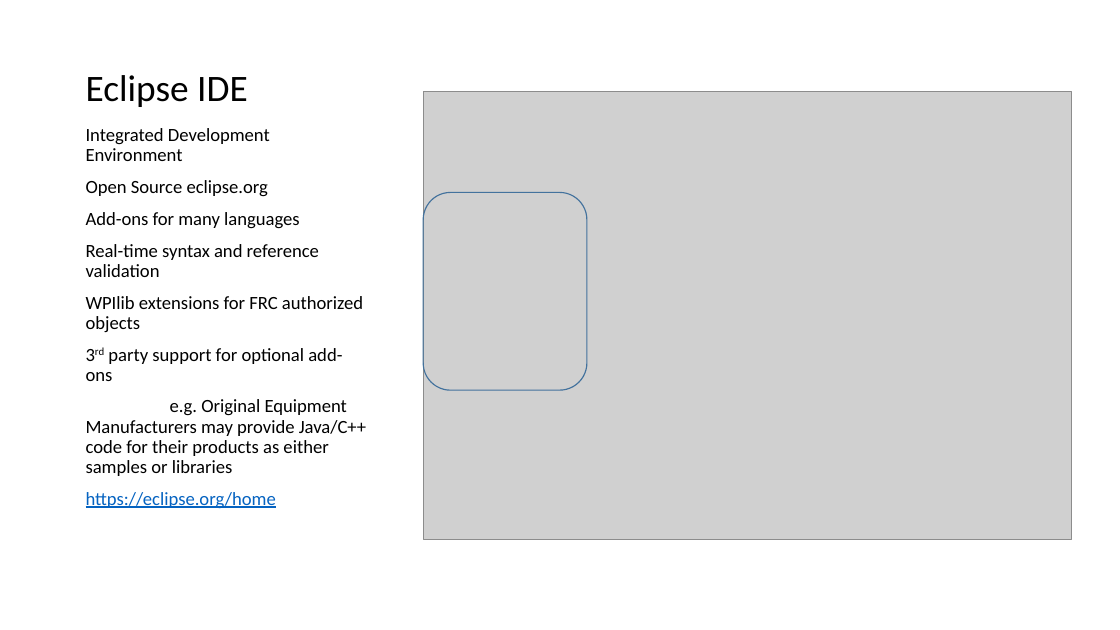
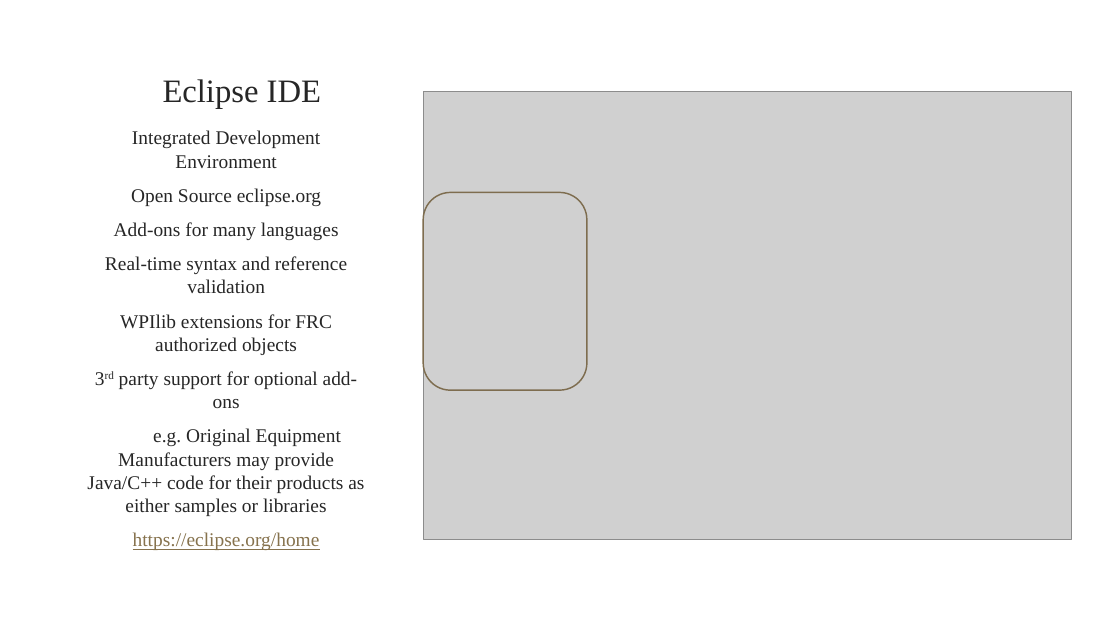
Before and after one commit to 4662FRCRobotics/Training, a slide deck: slide 9 of Object Oriented Programming FRC Context ArmSystem.pptx (slide 7 before the commit). Drawn at 1120x630 pixels with LibreOffice and Linux fonts; fonts in the diff are those of the drawing; grey boxes stand for pictures; background and template pictures are left out. Boxes give left, top, right and bottom in pixels: in the first picture for what was removed or moved away, otherwise in the second. Text is boxed around its words. In the diff, an @@ line names an element or a change of style, - is before the commit and + after.

```diff
--- a/Object Oriented Programming FRC Context ArmSystem.pptx
+++ b/Object Oriented Programming FRC Context ArmSystem.pptx
@@ title "Eclipse IDE" at (163,79,321,109): size 32 to 28 pt, font Calibri to Times New Roman, text colour #000000 to #262626; alignment left to centre; line spacing 0.9 to 1 @@
@@ text "Integrated Development Environment" at (87,130,364,550): size 16 to 16.6 pt, font Calibri to Times New Roman, text colour #000000 to #262626; text colour #0563C1 to #86724D in "https://eclipse.org/home"; alignment left to centre; line spacing 0.9 to 1 @@
@@ rounded rectangle at (423,192,587,390): outline #43739E 1 pt to #7F6D4F 1.25 pt @@
```
Also in this commit, not shown: 8 other slides changed, 2 slides added, 1 other file.
